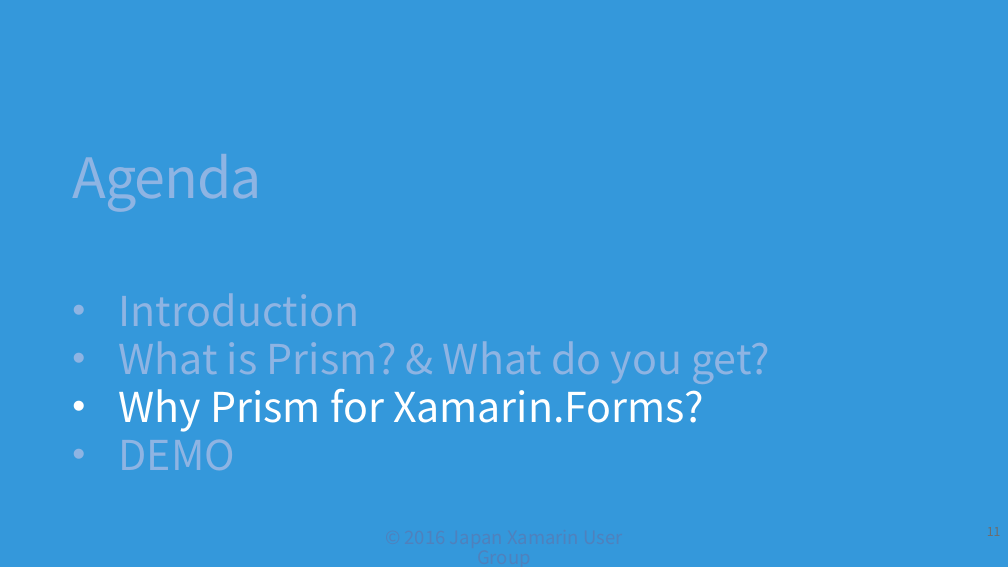
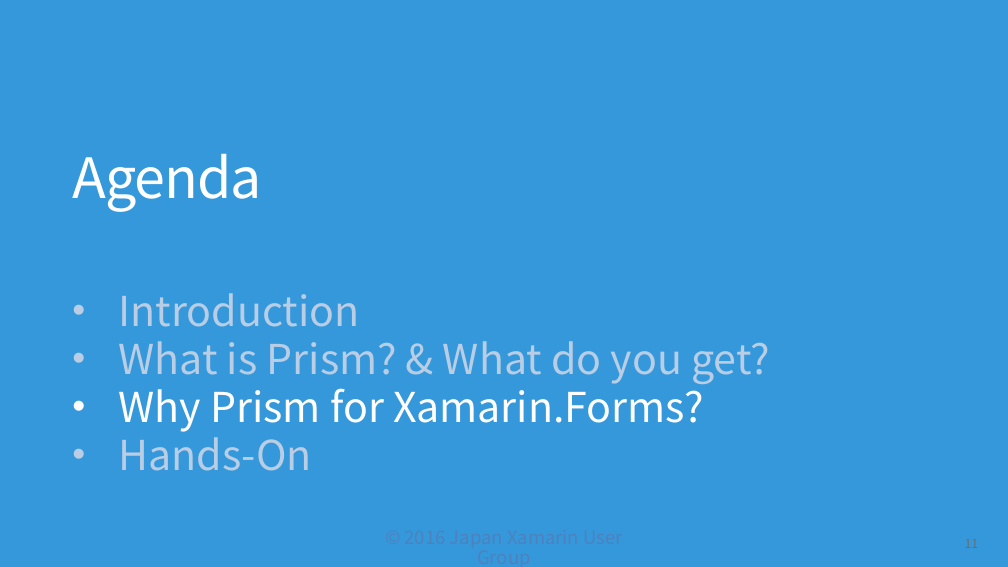
Before and after one commit to jxug/PrismAndMoqHansOn, a slide deck: slide 11 of docs/Why Prism for Xamarin.Forms.pptx. Drawn at 1008x567 pixels with LibreOffice and Linux fonts; fonts in the diff are those of the drawing. Boxes give left, top, right and bottom in pixels: in the first picture for what was removed or moved away, otherwise in the second. Text is boxed around its words. In the diff, an @@ line names an element or a change of style, - is before the commit and + after.

```diff
--- a/docs/Why Prism for Xamarin.Forms.pptx
+++ b/docs/Why Prism for Xamarin.Forms.pptx
@@ title "Agenda" at bbox=[72, 153, 261, 212]: text colour #8EB4E3 to #FFFFFF @@
@@ text at bbox=[119, 293, 770, 384]: text colour #8EB4E3 to #B9CDE5 in "Introduction", "What is Prism? & What do you ..." @@
@@ text at bbox=[119, 428, 312, 471]: text changed; text colour #8EB4E3 to #B9CDE5 @@
-• DEMO
+• Hands-On
@@ page number: place and size @@
-page number at bbox=[987, 527, 1001, 536]
+page number at bbox=[965, 539, 979, 548]
```
Also in this commit, not shown: 2 other slides changed, 1 slide added, 2 slides removed, 1 other file.
